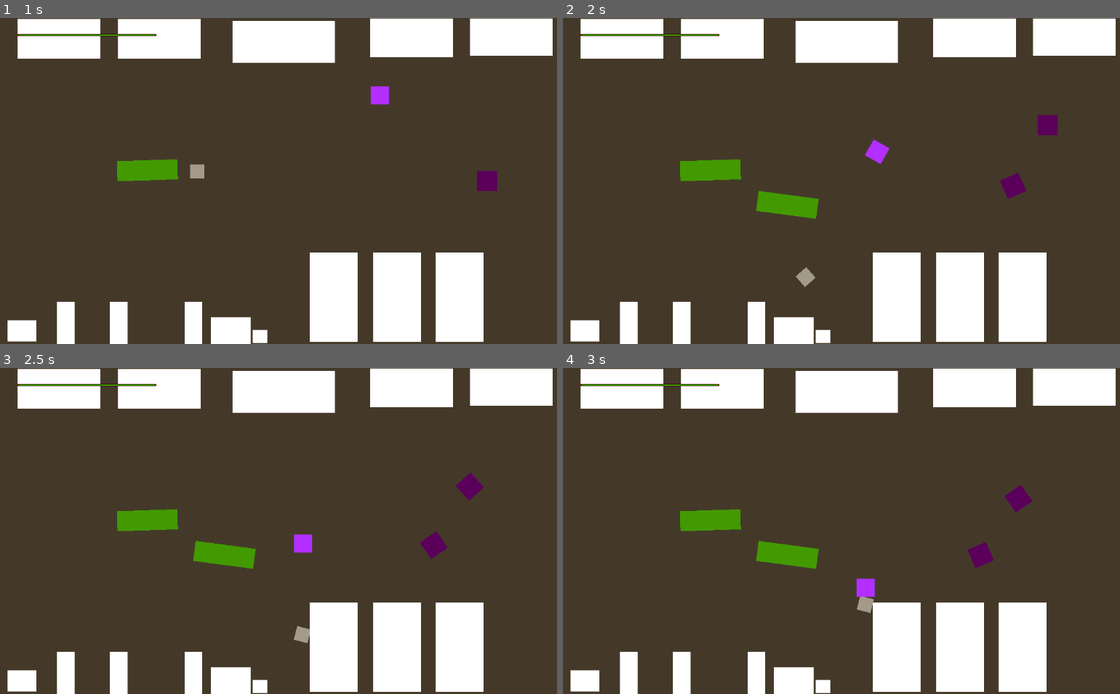
Above: before the commit, frames 1-4 (two rows, left to right).
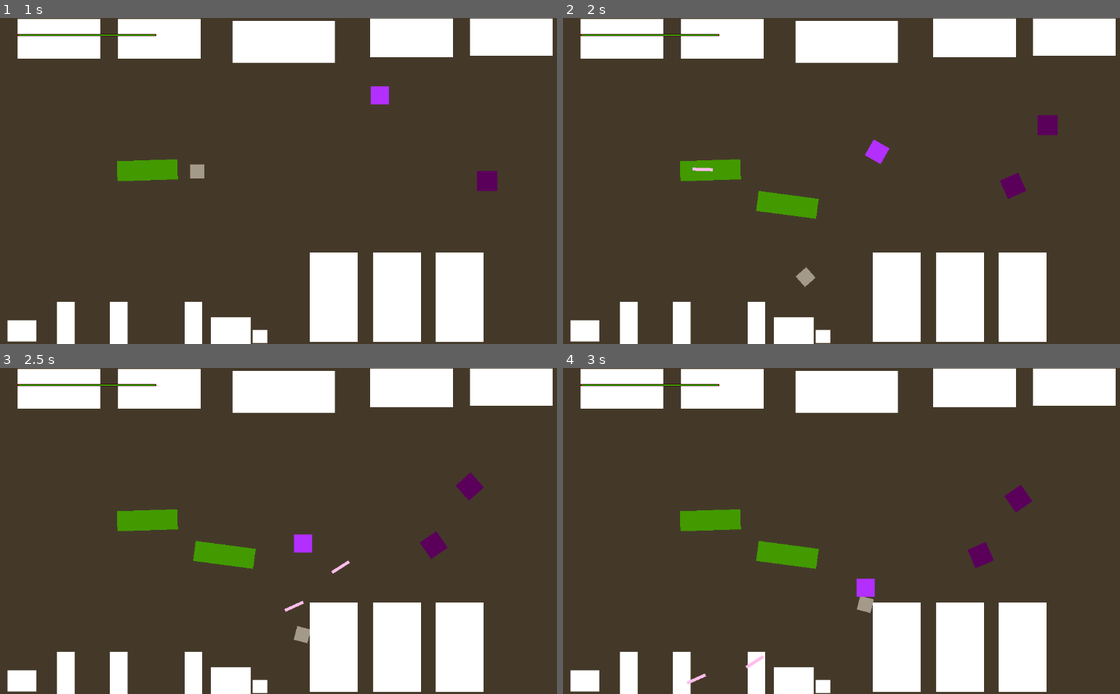
Above: after the commit, the same moments.

Repository: bwang-sketch/12-DT
Game: Godot game, scene res://scenes/node_2d.tscn
Same seed, same stepped clock (60 frames per second), same inputs: the game is played once before the commit and once after it.
Inputs (mouse positions are in pixels of both pictures, inside the frame that each line leads up to):
- Up to frame 1 (1 s): tap Enter (ui_accept) at 0.5, 0.77 s; move the mouse to (417, 164) at 0.52 s; hold Right (ui_right) from 0.53 s (still down)
- Up to frame 2 (2 s): move the mouse to (735, 197) at 1.27 s; release Right (ui_right) at 1.28 s; hold Down (ui_down) from 1.28 s (still down); tap Enter (ui_accept) at 1.52 s
- Up to frame 3 (2.5 s): move the mouse to (350, 459) at 2.02 s; release Down (ui_down) at 2.03 s; hold Right (ui_right) from 2.03 s (still down)
- Up to frame 4 (3 s): move the mouse to (824, 596) at 2.77 s; release Right (ui_right) at 2.78 s; hold Up (ui_up) from 2.78 s (still down)

Frame 1 is identical in both runs. In frame 2, less than 0.1% of the frame differs, in the area x 23-27%, y 45-48%; in frame 3, less than 0.1%, in the area x 51-63%, y 59-75%; in frame 4, less than 0.1%.

Commit message:
added enemy projectile

Diff:
--- a/12dt-game/scenes/enemy_projectile.tscn
+++ b/12dt-game/scenes/enemy_projectile.tscn
@@ -17,3 +17,5 @@
 offset_right = 20.0
 offset_bottom = 3.0
 color = Color(1, 0.74316293, 0.9305872, 1)
+
+[connection signal="body_entered" from="." to="." method="_on_body_entered"]
--- a/12dt-game/scripts/projectile_enemy.gd
+++ b/12dt-game/scripts/projectile_enemy.gd
@@ -23,6 +23,10 @@
 
 	move_and_slide()
 
+	if can_attack:
+		_projectile_atk_cooldown()
+		_projectile_attack()
+
 func take_damage() -> void:
 	if health > 0:
 		health -= 1
@@ -35,8 +39,8 @@
 
 func _projectile_attack() -> void:
 	var enemy_projectile = enemy_projectile_scene.instantiate()
-	enemy_projectile.rotation = pivot.rotation
-	enemy_projectile.global_position = enemy_projectile.global_position
+	enemy_projectile.rotation = pivot.global_rotation
+	enemy_projectile.global_position = enemy_projectile_spawn.global_position
 	add_sibling(enemy_projectile)
 	can_attack = false
 	timer.start()
